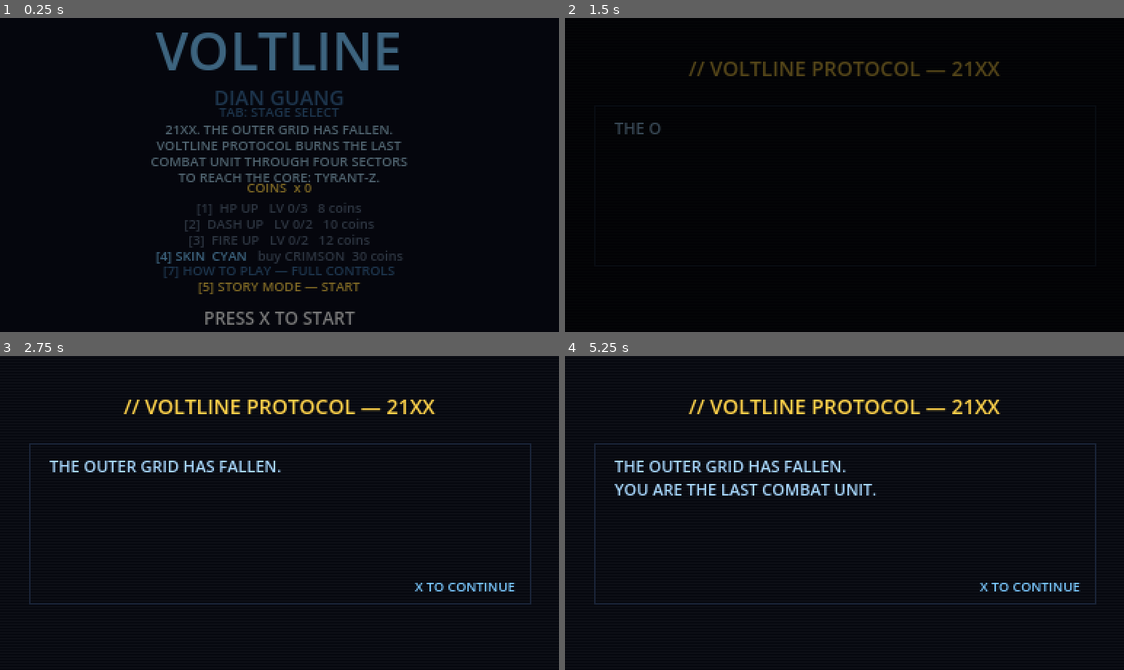
Above: before the commit, frames 1-4 (two rows, left to right).
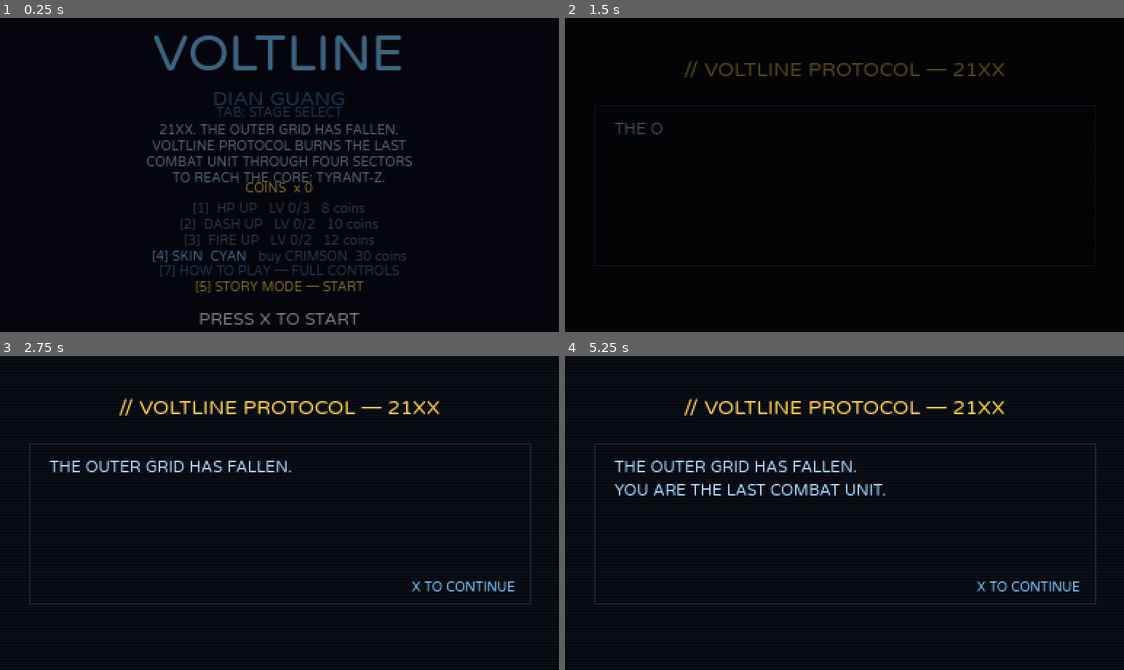
Above: after the commit, the same moments.

Repository: Arlong6/voltline
Game: Godot game, scene res://scenes/menus/title.tscn
Two runs of this game, one before a commit and one after it. Both use one fixed random seed, a clock stepped at 60 frames per second and the inputs below.
Inputs (mouse positions are in pixels of both pictures, inside the frame that each line leads up to):
- Up to frame 1 (0.25 s): no input
- Up to frame 2 (1.5 s): tap Enter at 0.5 s; move the mouse to (967, 159) at 0.52 s; hold Right (ui_right) 0.53-1.25 s; tap Q (cycle_subweapon) at 0.6 s; click (967, 159) at 0.67 s; tap X (jump) at 0.77 s; drag from (732, 190) to (816, 237) at 1.27 s
- Up to frame 3 (2.75 s): move the mouse to (335, 443) at 2.02 s; hold Right (ui_right) from 2.03 s (still down); hold C (shoot) from 2.03 s (still down)
- Up to frame 4 (5.25 s): release Right (ui_right) at 2.75 s; release C (shoot) at 2.75 s; drag from (816, 575) to (676, 465) at 2.77 s; tap R (restart) at 3.5, 5 s; move the mouse to (1012, 560) at 3.52 s; hold Left (ui_left) 3.53-4.25 s; tap Alt at 3.6 s; tap X (jump) at 3.77 s; drag from (676, 465) to (760, 434) at 4.27 s; move the mouse to (872, 513) at 5.02 s; hold Down (ui_down) from 5.03 s (still down); tap Enter at 5.1 s; click (872, 513) at 5.17 s

The runs differ from the first frame. In frame 1, 8.6% of the frame differs, in the area x 26-74%, y 4-98%; in frame 2, 1.2%; in frame 3, 2.9%; in frame 4, 3.9%.

Commit message:
v0.80.3: Bundle 粉圓字型 (jf-openhuninn) — CJK now renders on Web (default font fallback had no CJK glyphs)

Diff:
--- a/src/project.godot
+++ b/src/project.godot
@@ -31,6 +31,10 @@
 [editor_plugins]
 
 enabled=PackedStringArray("res://addons/gut/plugin.cfg")
+
+[gui]
+
+theme/custom_font="res://assets/fonts/jf-openhuninn-2.1.ttf"
 
 [input]
 
Binary file added: src/assets/fonts/jf-openhuninn-2.1.ttf
Not shown, added: src/assets/fonts/jf-openhuninn-2.1.ttf.import
